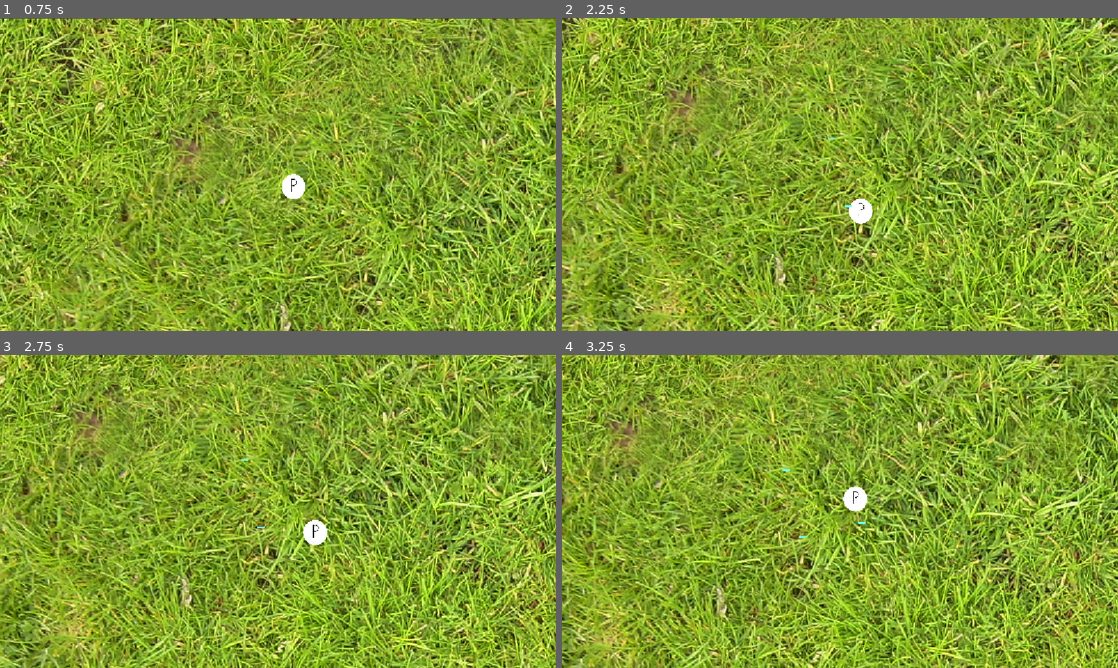
Above: before the commit, frames 1-4 (two rows, left to right).
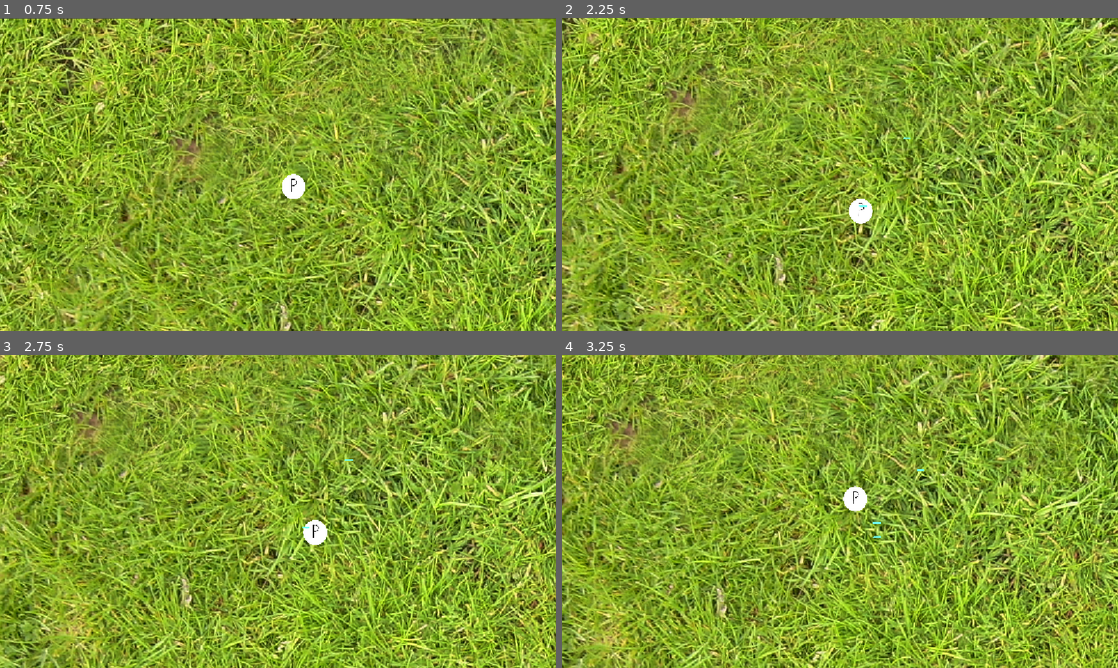
Above: after the commit, the same moments.

Repository: Josephisgr8/simple-survivors
Game: Godot game, scene res://Scenes/game.tscn
The game is run twice, just before and just after one commit, with the same random seed, the same clock (stepped at 60 frames per second) and the same inputs.
Inputs:
- Up to frame 1 (0.75 s): tap Enter at 0.5 s; hold D (Right) from 0.53 s (still down)
- Up to frame 2 (2.25 s): release D (Right) at 1.28 s; hold S (Down) 1.28-2.03 s; hold D (Right) from 2.03 s (still down)
- Up to frame 3 (2.75 s): keep holding D (Right)
- Up to frame 4 (3.25 s): release D (Right) at 2.78 s; hold W (Up) from 2.78 s (still down)

Frame 1 is identical in both runs. In frame 2, less than 0.1% of the frame differs, in the area x 47-63%, y 38-61%; in frame 3, less than 0.1%; in frame 4, less than 0.1%, in the area x 39-66%, y 36-59%.

Commit message:
Updated Missiles
Missiles now move forward and towards enemies. Missiles now delete themself after reaching their range.

Diff:
--- a/Scenes/missile.tscn
+++ b/Scenes/missile.tscn
@@ -4,19 +4,19 @@
 [ext_resource type="Script" uid="uid://dhkevpj576aj8" path="res://Scripts/missile.gd" id="1_u28tq"]
 
 [sub_resource type="RectangleShape2D" id="RectangleShape2D_nhhn2"]
-size = Vector2(14, 63)
+size = Vector2(60, 16)
 
 [node name="Missile" type="Area2D" unique_id=679473517]
 z_index = 5
-rotation = 1.5707964
 scale = Vector2(0.25, 0.25)
 script = ExtResource("1_u28tq")
 
 [node name="Sprite" type="Sprite2D" parent="." unique_id=448532664]
-position = Vector2(-20, 14)
+position = Vector2(-16.000002, -20)
+rotation = 1.5707964
 scale = Vector2(0.4884779, 0.53809524)
 texture = ExtResource("1_1g1yv")
 
 [node name="Hitbox" type="CollisionShape2D" parent="." unique_id=1891074985]
-position = Vector2(0, -31.5)
+position = Vector2(30, 0)
 shape = SubResource("RectangleShape2D_nhhn2")
--- a/Scripts/missile.gd
+++ b/Scripts/missile.gd
@@ -5,7 +5,9 @@
 
 # Called when the node enters the scene tree for the first time.
 func _ready() -> void:
-	pass # Replace with function body.
+	#flightDirection = Vector2.from_angle(global_rotation + deg_to_rad(-90))
+	flightDirection = Vector2.from_angle(global_rotation)
+	distTraveled = 0
 
 
 # Called every frame. 'delta' is the elapsed time since the previous frame.
--- a/Scripts/missile_manager.gd
+++ b/Scripts/missile_manager.gd
@@ -8,11 +8,10 @@
 const MissileBlueprint: PackedScene = preload("res://Scenes/missile.tscn")
 
 #missile base stats
-var projectileSpeed = 25
+var projectileSpeed = 150
 var castSpeed = 1
 var damage = 1
 var range = 500
-
 
 #missile multipliers
 var projectileSpeedMult
@@ -63,7 +62,15 @@
 
 
 func _updateMissileLocation(prjSpd, prjSpdMlt, delta):
-	for i in range(missileList.size()):
-		#var forwardDir = missileList.get(i).global_transform.x
-		var direction = Vector2.from_angle(missileList.get(i).global_rotation + deg_to_rad(-90))
-		missileList.get(i).global_position += direction * (prjSpd + prjSpdMlt) * delta
+	for i in range(missileList.size()-1 ,-1,  -1):
+		var cm = missileList.get(i) # current missile
+		var fs = prjSpd * prjSpdMlt * delta #final speed
+
+		#move the mssile in it's direction
+		cm.global_position += cm.flightDirection * fs
+
+		#update the total distance traveled and check if it is max
+		cm.distTraveled += fs
+		if cm.distTraveled >= range:
+			missileList.remove_at(i)
+			cm.queue_free()
